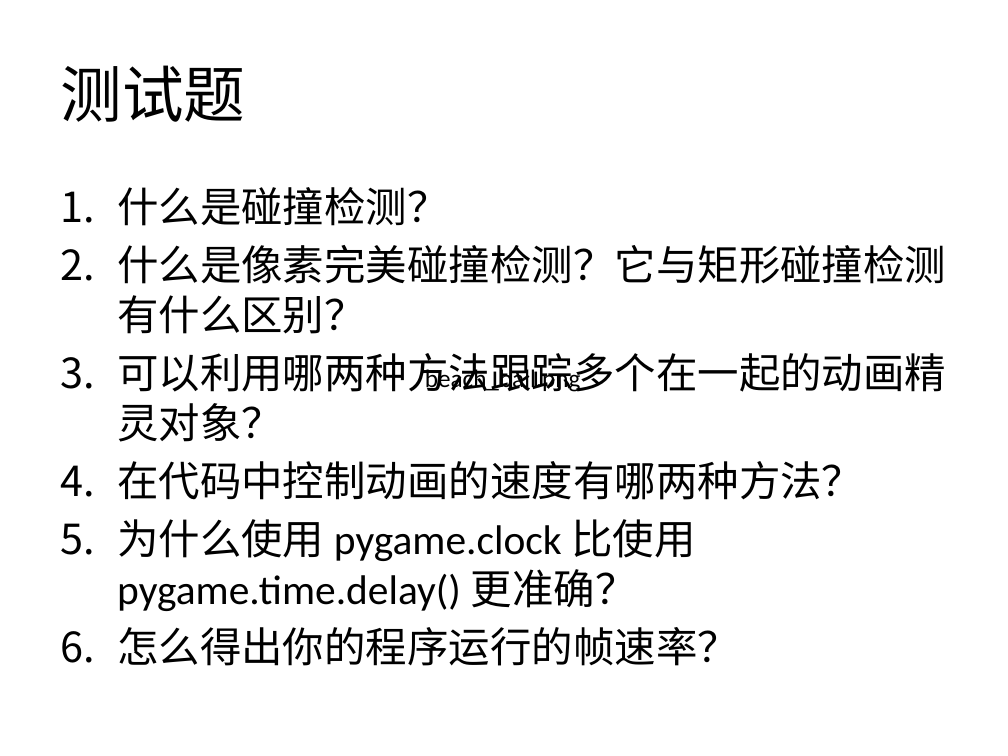
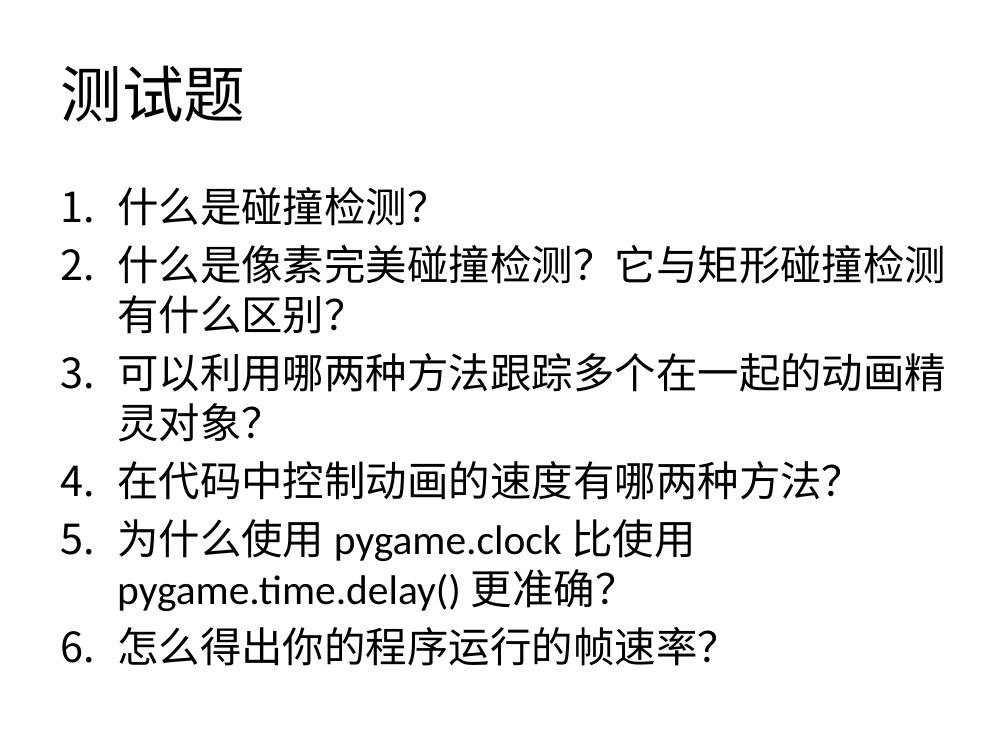
Before and after one commit to zhinan18/Python3, a slide deck: slide 159 of readme/Python3.pptx (slide 158 before the commit). Drawn at 1008x756 pixels with LibreOffice and Linux fonts; fonts in the diff are those of the drawing. Boxes give left, top, right and bottom in pixels: in the first picture for what was removed or moved away, otherwise in the second. Text is boxed around its words. In the diff, an @@ line names an element or a change of style, - is before the commit and + after.

```diff
--- a/readme/Python3.pptx
+++ b/readme/Python3.pptx
@@ text removed at [425,367,581,392] @@
-beach_ball.png
```
Also in this commit, not shown: 1 other slide changed, 10 slides added, 7 other files.
